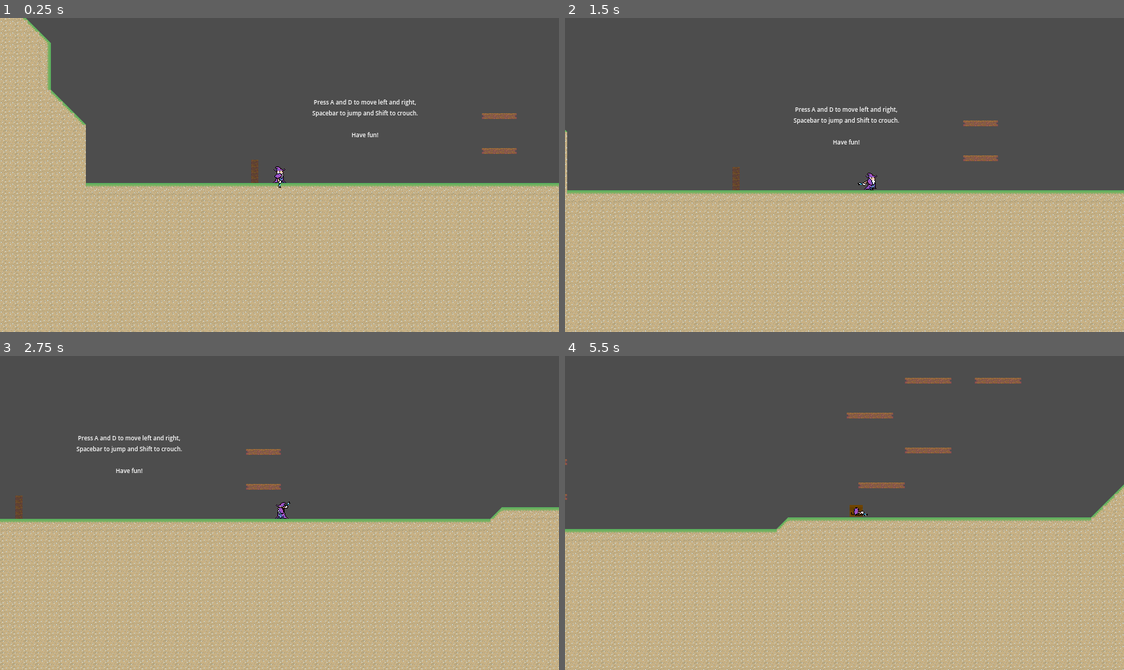
Above: before the commit, frames 1-4 (two rows, left to right).
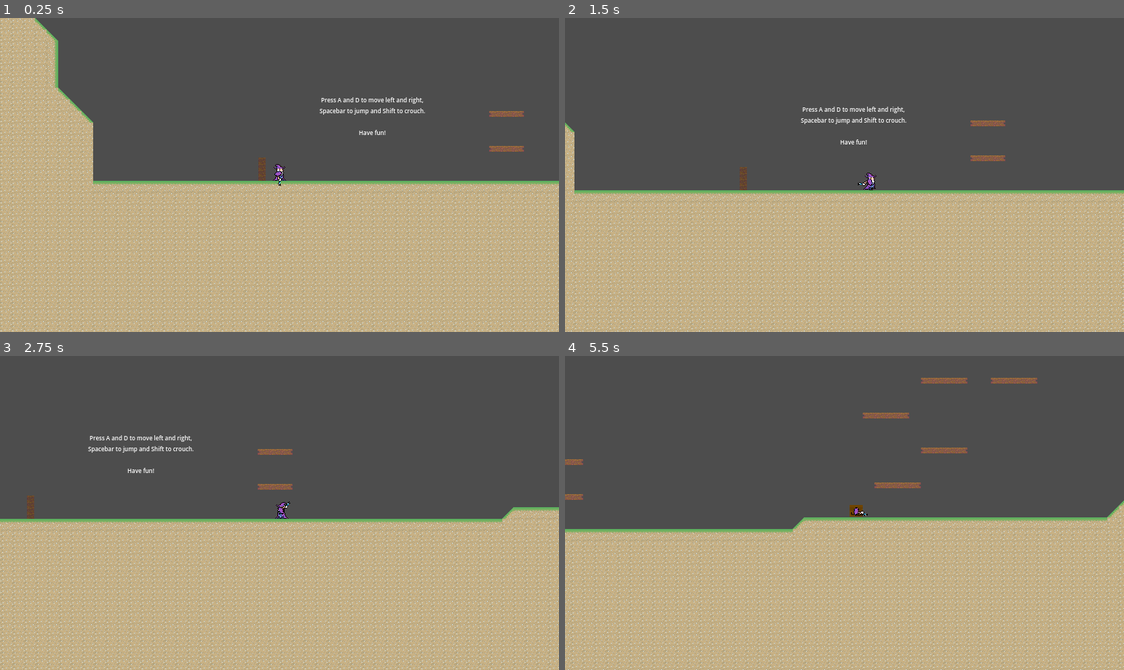
Above: after the commit, the same moments.

Repository: haruo-gabriel/portal2d
Game: Godot game, scene res://levels/level_1/level_scene.tscn
The game is run twice, just before and just after one commit, with the same random seed, the same clock (stepped at 60 frames per second) and the same inputs.
Inputs (mouse positions are in pixels of both pictures, inside the frame that each line leads up to):
- Up to frame 1 (0.25 s): no input
- Up to frame 2 (1.5 s): tap A (move_left) at 0.5, 1.25 s; move the mouse to (967, 159) at 0.52 s; hold Shift (crouch) 0.53-1.28 s; hold D (move_right) from 0.53 s (still down); tap Space (jump) at 0.77 s; move the mouse to (732, 190) at 1.27 s; click (732, 190) at 1.35 s
- Up to frame 3 (2.75 s): tap Space (jump) at 1.52 s; tap A (move_left) at 2 s; move the mouse to (335, 443) at 2.02 s; release D (move_right) at 2.03 s; hold A (move_left) from 2.03 s (still down); right-click (335, 443) at 2.1 s
- Up to frame 4 (5.5 s): move the mouse to (816, 575) at 2.77 s; release A (move_left) at 2.78 s; hold D (move_right) 2.78-4.28 s; tap Shift (crouch) at 2.85 s; tap Space (jump) at 3.02, 3.77, 4.52 s; tap A (move_left) at 3.5, 4.25 s; move the mouse to (1012, 560) at 3.52 s; click (1012, 560) at 3.6 s; move the mouse to (676, 465) at 4.27 s; hold A (move_left) 4.28-5.03 s; right-click (676, 465) at 4.35 s; move the mouse to (872, 513) at 5.02 s; hold D (move_right) from 5.03 s (still down); hold Shift (crouch) from 5.03 s (still down)

The runs differ from the first frame. In frame 1, 27% of the frame differs, in the area x 0-100%, y 0-100%; in frame 2, 20%; in frame 3, 0.9%; in frame 4, 21%.

Commit message:
adding air drag to player movement
when you're not pressing anything in the air you'll slow down

Diff:
--- a/godot project/characters/player/states/falling.gd
+++ b/godot project/characters/player/states/falling.gd
@@ -29,6 +29,7 @@
 	player.velocity.y += GameConstants.GRAVITY * delta
 
 	if not player.direction:
+		player.velocity.x = move_toward(player.velocity.x, 0, PlayerConstants.IN_AIR_DRAG)
 		return
 
 	var step: float = PlayerConstants.HORIZONTAL_ACCELERATION * PlayerConstants.IN_AIR_MULTIPLIER
--- a/godot project/characters/player/states/jumping.gd
+++ b/godot project/characters/player/states/jumping.gd
@@ -26,6 +26,7 @@
 	player.velocity.y += delta * GameConstants.GRAVITY
 
 	if not player.direction:
+		player.velocity.x = move_toward(player.velocity.x, 0, PlayerConstants.IN_AIR_DRAG)
 		return
 
 	var step: float = PlayerConstants.HORIZONTAL_ACCELERATION * PlayerConstants.IN_AIR_MULTIPLIER
--- a/godot project/levels/level_1/level_scene.tscn
+++ b/godot project/levels/level_1/level_scene.tscn
@@ -58,7 +58,6 @@
 autowrap_mode = 2
 
 [node name="Player" parent="." node_paths=PackedStringArray("tile_map") instance=ExtResource("2_i7aku")]
-position = Vector2(10, -18)
 tile_map = NodePath("../TileMap")
 metadata/_edit_group_ = true
 
